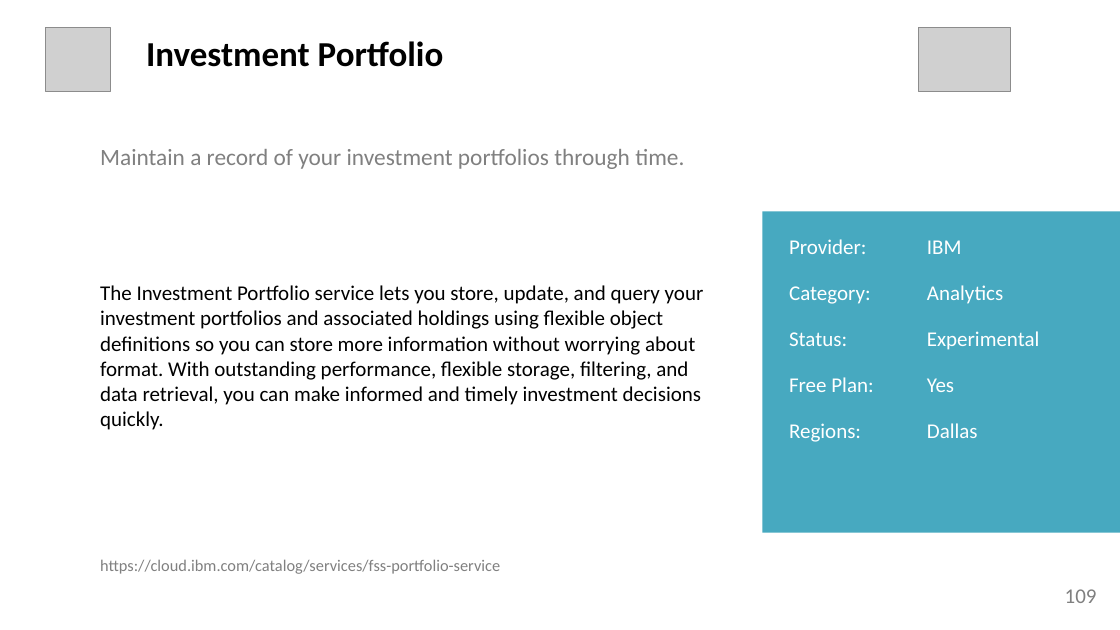
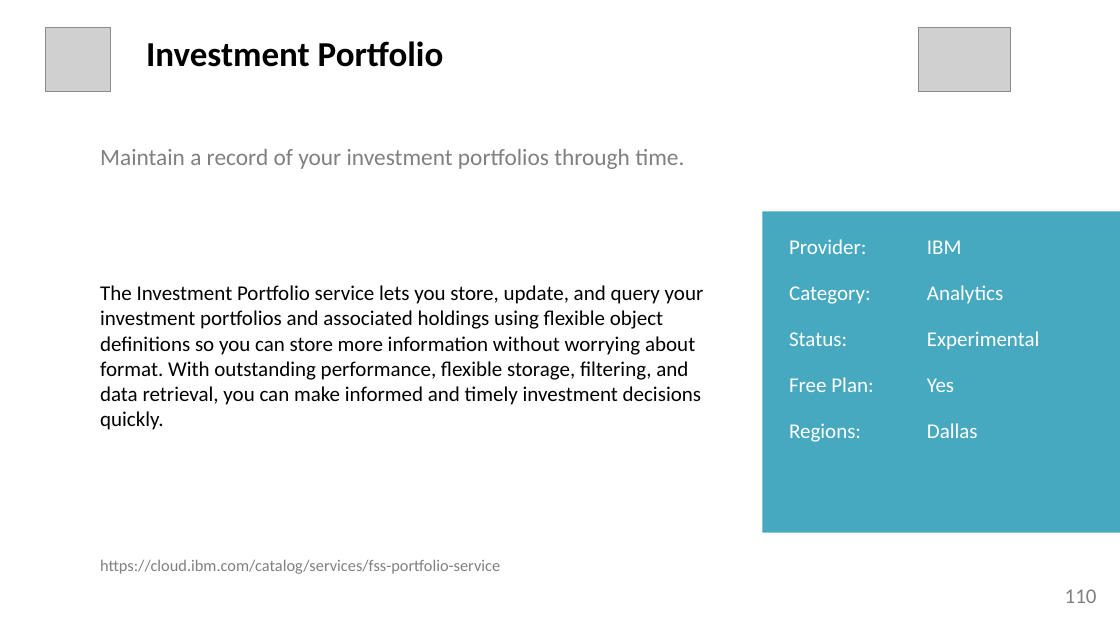
Before and after one commit to l2fprod/mycatalog, a slide deck: slide 110 of docs/generated/mycatalog.pptx (slide 109 before the commit). Drawn at 1120x630 pixels with LibreOffice and Linux fonts; fonts in the diff are those of the drawing; grey boxes stand for pictures. Boxes give left, top, right and bottom in pixels: in the first picture for what was removed or moved away, otherwise in the second. Text is boxed around its words. In the diff, an @@ line names an element or a change of style, - is before the commit and + after.

```diff
--- a/docs/generated/mycatalog.pptx
+++ b/docs/generated/mycatalog.pptx
@@ text at [1065,589,1097,603]: text changed @@
-109
+110
```
Also in this commit, not shown: 215 other slides changed, 1 slide added, 8 other files.
